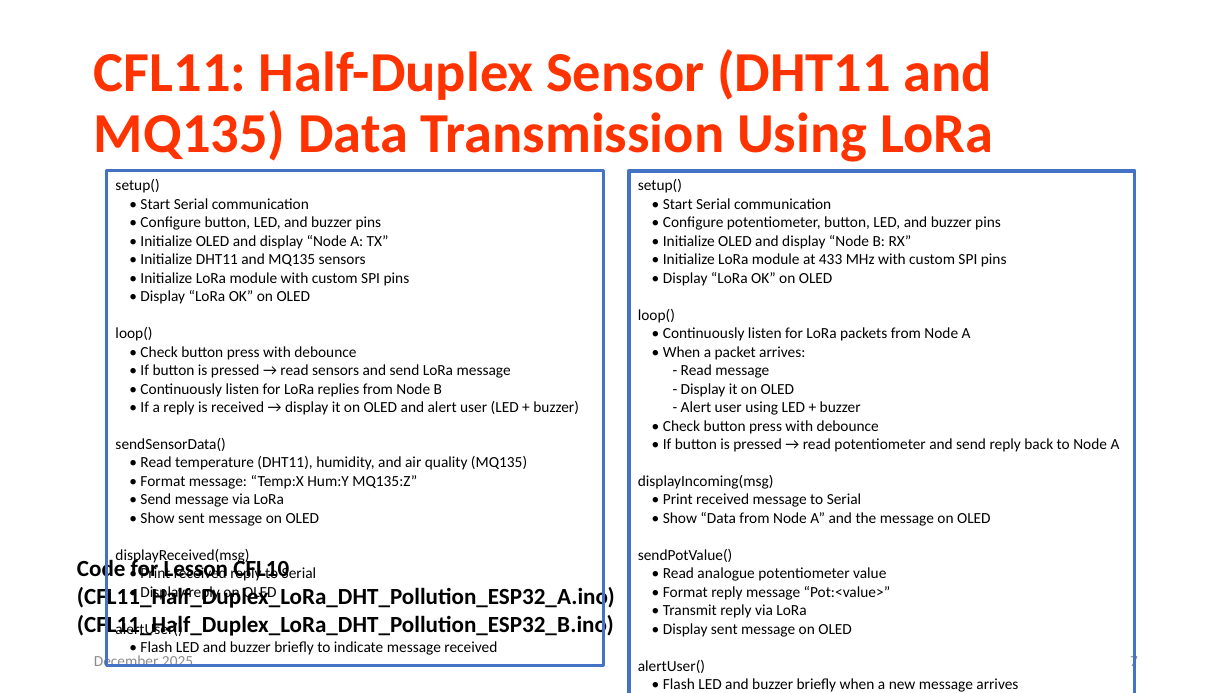
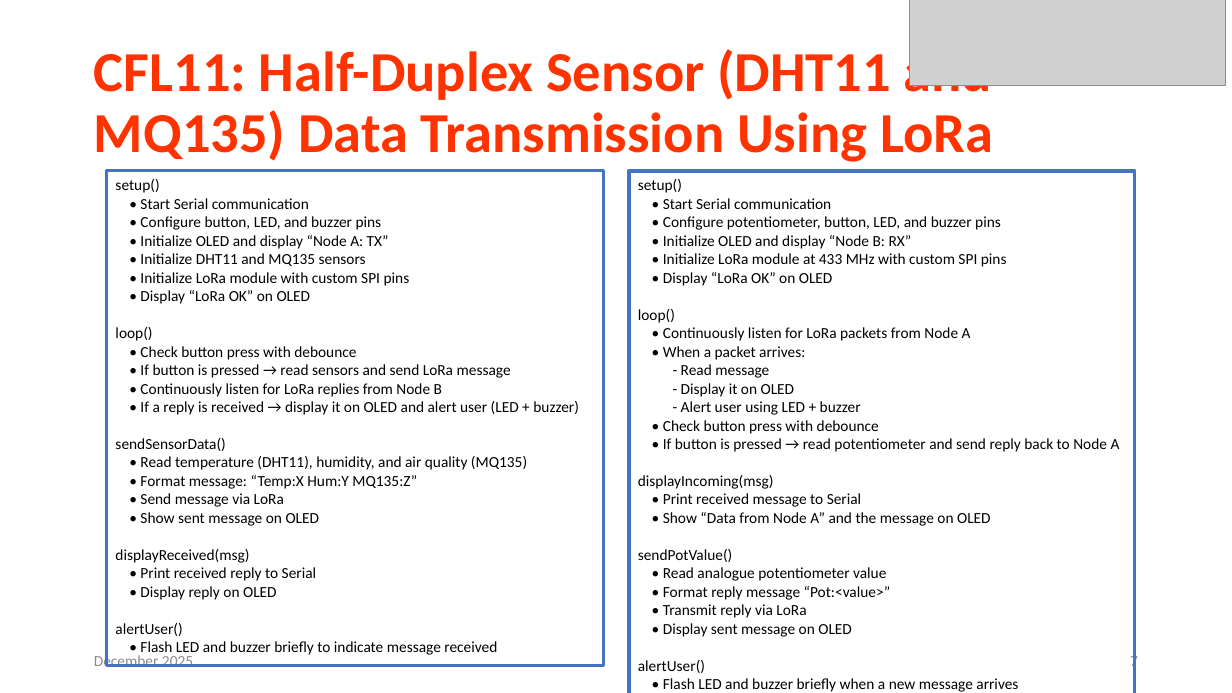
Before and after one commit to info-zas/zas-robotics-communications, a slide deck: slide 7 of 01_FoundationProjects/CFL11_Half_Duplex_Sensor_DHT11_MQ135_Wireless_LoRa/CFL11_Half_Duplex_Sensor_DHT11_MQ135_Wireless_LoRa.pptx. Drawn at 1232x693 pixels with LibreOffice and Linux fonts; fonts in the diff are those of the drawing; grey boxes stand for pictures. Boxes give left, top, right and bottom in pixels: in the first picture for what was removed or moved away, otherwise in the second. Text is boxed around its words. In the diff, an @@ line names an element or a change of style, - is before the commit and + after.

Commit message:
initial commit of foundation lessons

```diff
--- a/01_FoundationProjects/CFL11_Half_Duplex_Sensor_DHT11_MQ135_Wireless_LoRa/CFL11_Half_Duplex_Sensor_DHT11_MQ135_Wireless_LoRa.pptx
+++ b/01_FoundationProjects/CFL11_Half_Duplex_Sensor_DHT11_MQ135_Wireless_LoRa/CFL11_Half_Duplex_Sensor_DHT11_MQ135_Wireless_LoRa.pptx
@@ picture added at [910,0,1226,85] @@
@@ text removed at [77,557,615,638] @@
-Code for Lesson CFL10 (CFL11_Half_Duplex_LoRa_DHT_Pollution_ESP32_A.ino)
-(CFL11_Half_Duplex_LoRa_DHT_Pollution_ESP32_B.ino)
```
Also in this commit, not shown: 6 other slides changed, 13 other files.
